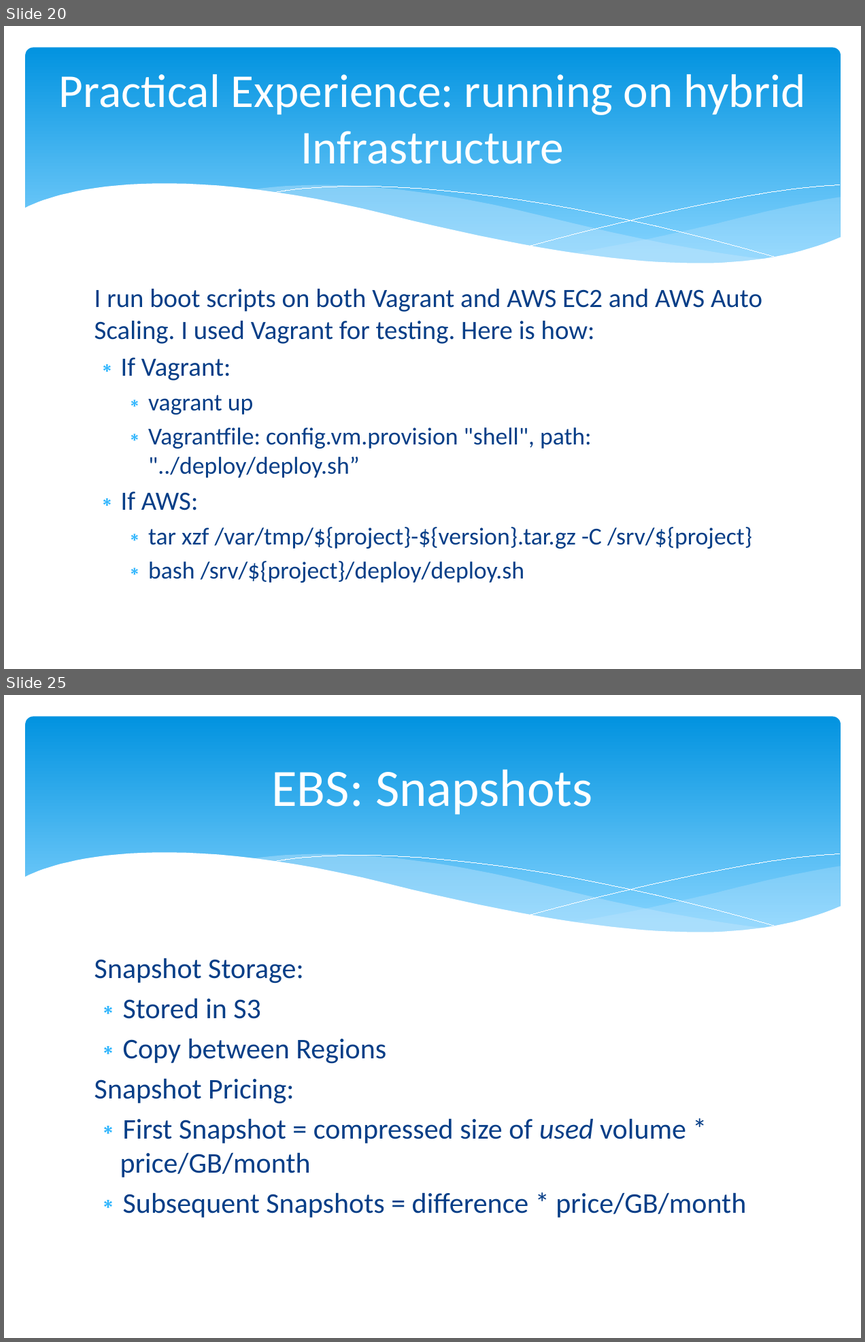
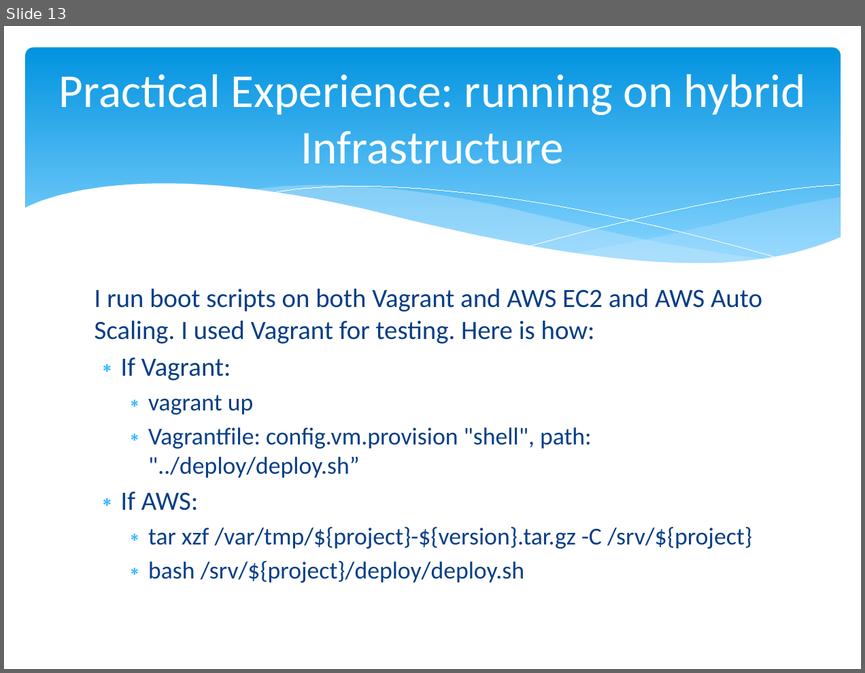
Before and after one commit to cloudavail/awstraining, a slide deck: aws-ec2/aws-ec2.pptx. Shown one above the other, each under a label of ours: slides 20 and 25 before the commit, slide 13 after it; the slides between them are not shown. The pictures are 865x1342 and 865x673 pixels, drawn with LibreOffice and Linux fonts; fonts in the diff are those of the drawing. Boxes give left, top, right and bottom in pixels: in the first picture for what was removed or moved away, otherwise in the second. Text is boxed around its words. In the diff, an @@ line names an element or a change of style, - is before the commit and + after.

```diff
--- a/aws-ec2/aws-ec2.pptx
+++ b/aws-ec2/aws-ec2.pptx
@@ slide 25 removed at box(4, 695, 861, 1338), background #FFFFFF; not listed: 6 template elements that a slide beside it also shows @@
@@ title removed at box(271, 769, 593, 815) @@
-EBS: Snapshots
@@ text removed at box(94, 957, 746, 1217) @@
-Snapshot Storage:
-∗ Stored in S3
-∗ Copy between Regions
-Snapshot Pricing:
-∗ First Snapshot = compressed size of used volume * price/GB/month
-∗ Subsequent Snapshots = difference * price/GB/month
@@ what was slide 20 is now slide 13 @@
```
Also in this commit, not shown: 2 slides changed, 10 other slides removed, 38 other files.
